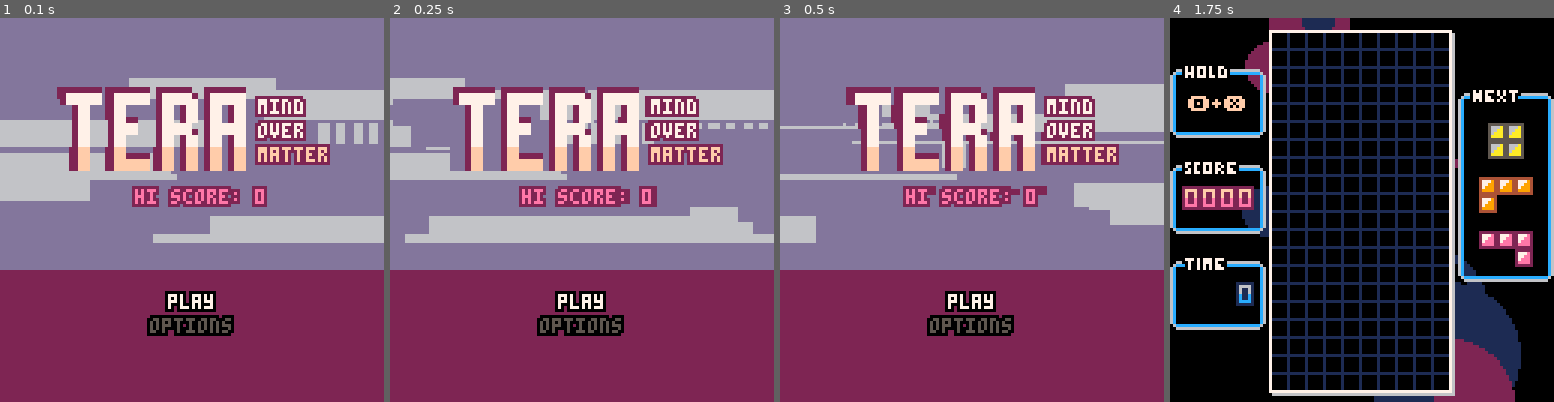
Above: before the commit, frames 1-4 (left to right).
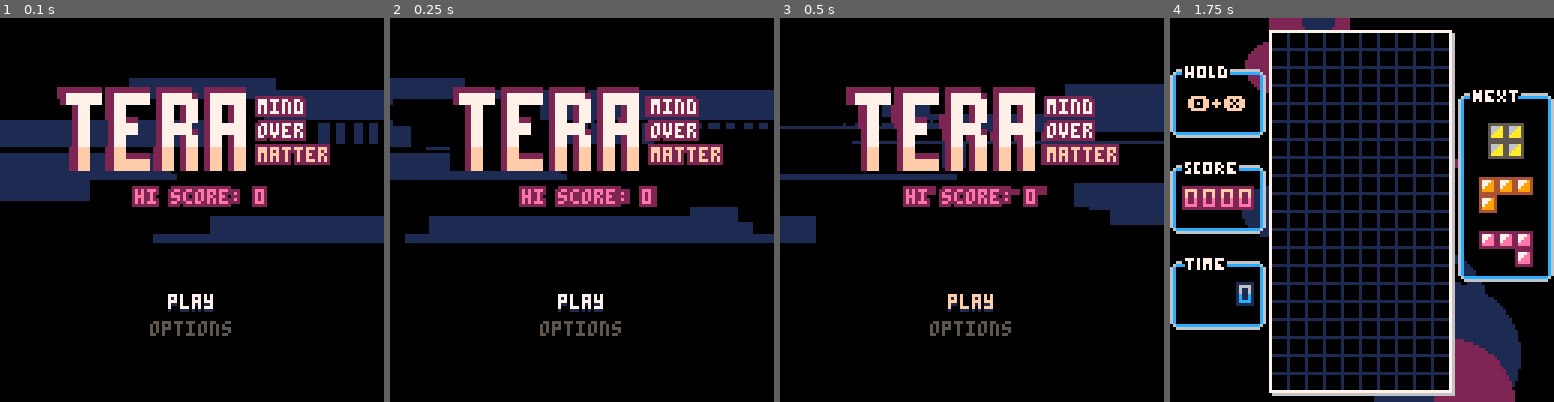
Above: after the commit, the same moments.

Repository: tesselode/tera
Game: PICO-8 cartridge tris.p8
Two runs of this game, one before a commit and one after it. Both use one fixed random seed, a clock stepped at 60 frames per second and the inputs below.
Inputs:
- Up to frame 1 (0.1 s): no input
- Up to frame 2 (0.25 s): no input
- Up to frame 3 (0.5 s): tap X (X key) at 0.33 s
- Up to frame 4 (1.75 s): tap O (Z key) at 0.7, 1.7 s; tap X (X key) at 1.07 s; hold Right from 1.6 s (still down)

The runs differ from the first frame. In frame 1, 87% of the frame differs, in the area x 0-100%, y 0-100%; in frame 2, 87%; in frame 3, 87%; in frame 4, nothing differs.

Commit message:
make the menu a little nicer
also revert color scheme on title screen

Diff:
--- a/tris.p8
+++ b/tris.p8
@@ -1427,7 +1427,8 @@
 	self:init_main_menu()
 
 	-- cosmetic
-	cls(13)
+	cls(0)
+	self.higlight_animation_time = 0
 	self.transitioning = false
 	self.transition_progress = 0
 	self.rectangles = {}
@@ -1438,7 +1439,7 @@
 			w = 48,
 			h = 8,
 			vx = -4 - rnd(4),
-			c = rnd() > .5 and 13 or 6,
+			c = rnd() > .5 and 0 or 1,
 		})
 	end
 end
@@ -1451,28 +1452,33 @@
 			if self.selected_menu_option <= 0 then
 				self.selected_menu_option = #self.menu_options
 			end
+			self.higlight_animation_time = 0
 		end
 		if btnp(3) then
 			self.selected_menu_option += 1
 			if self.selected_menu_option > #self.menu_options then
 				self.selected_menu_option = 1
 			end
+			self.higlight_animation_time = 0
 		end
 		if btnp(4) then
 			if self.menu_options[self.selected_menu_option].confirm then
 				self.menu_options[self.selected_menu_option].confirm()
 			end
+			self.higlight_animation_time = 0
 		end
 	end
 
 	-- cosmetic
+	self.higlight_animation_time += 1/60
+
 	for r in all(self.rectangles) do
 		r.x += r.vx
 		if r.x + r.w < 0 then
 			r.x = 128
 			r.y = rnd(48)
 			r.vx = -4 - rnd(4)
-			r.c = rnd() > .5 and 13 or 6
+			r.c = rnd() > .5 and 0 or 1
 		end
 	end
 
@@ -1498,12 +1504,18 @@
 	printf('hi score: 0', 64, 40, 14, 'center', 2)
 	camera()
 
-	rectfill(0, 84, 128, 128, 2)
+	rectfill(0, 84, 128, 128, 0)
 	for i = 1, #self.menu_options do
 		local text = self.menu_options[i].text()
 		local y = 92 + 8 * (i - 1)
-		local color = i == self.selected_menu_option and 7 or 5
-		printf(text, 64, y, color, 'center', 0)
+		if i == self.selected_menu_option then
+			local phase = cos(self.higlight_animation_time / 2)
+			local color = phase > .25 and 7 or phase > -.25 and 15 or 14
+			printf(text, 64, y + 1, 1, 'center')
+			printf(text, 64, y, color, 'center')
+		else
+			printf(text, 64, y + 1, 5, 'center')
+		end
 	end
 
 	if self.transitioning then
